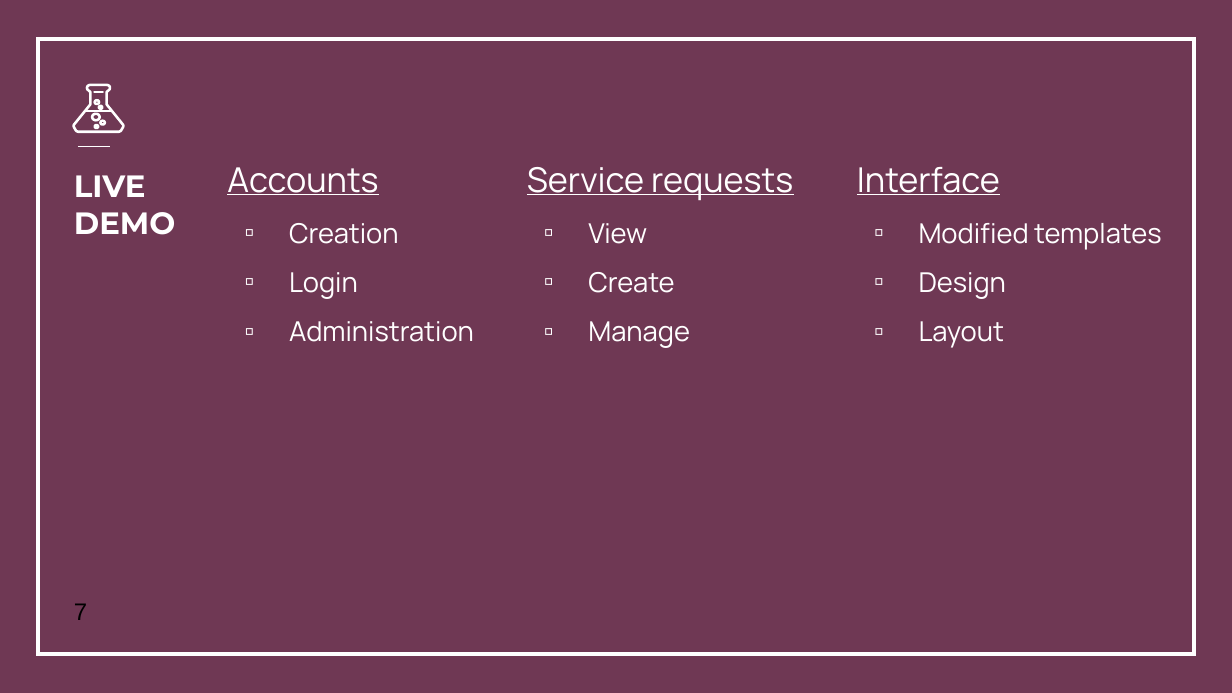
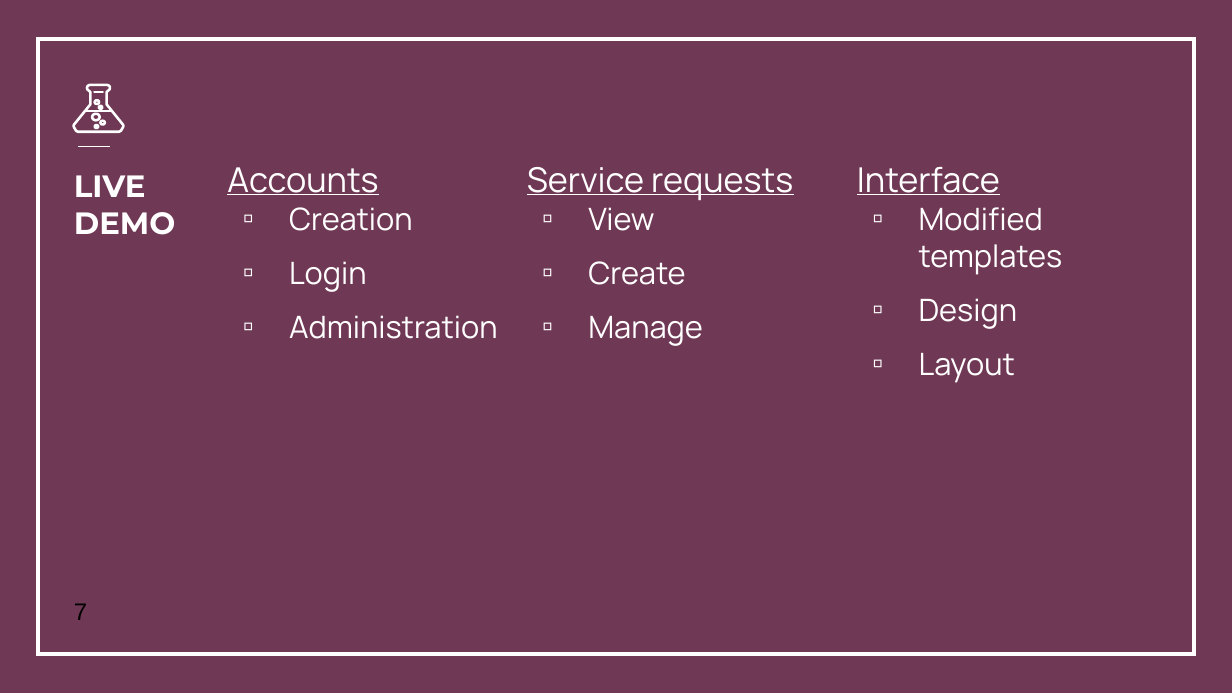
Before and after one commit to Ninjinkai/ScrumbagsProject, a slide deck: slide 7 of Service Final Presentation.pptx. Drawn at 1232x693 pixels with LibreOffice and Linux fonts; fonts in the diff are those of the drawing; background and template pictures are left out. Boxes give left, top, right and bottom in pixels: in the first picture for what was removed or moved away, otherwise in the second. Text is boxed around its words. In the diff, an @@ line names an element or a change of style, - is before the commit and + after.

```diff
--- a/Service Final Presentation.pptx
+++ b/Service Final Presentation.pptx
@@ text at (289, 207, 498, 339): size 16 to 18 pt in "Creation", "Login", "Administration"; indent changed; line spacing 1.5 to 1; more space between paragraphs @@
@@ text at (588, 207, 703, 346): size 16 to 18 pt in "View", "Create", "Manage"; indent changed; line spacing 1.5 to 1; more space between paragraphs @@
@@ text at (919, 207, 1063, 383): size 16 to 18 pt in "Modified templates", "Design", "Layout"; indent changed; line spacing 1.5 to 1; more space between paragraphs @@
```
Also in this commit, not shown: 5 other slides changed, 3 other files.
